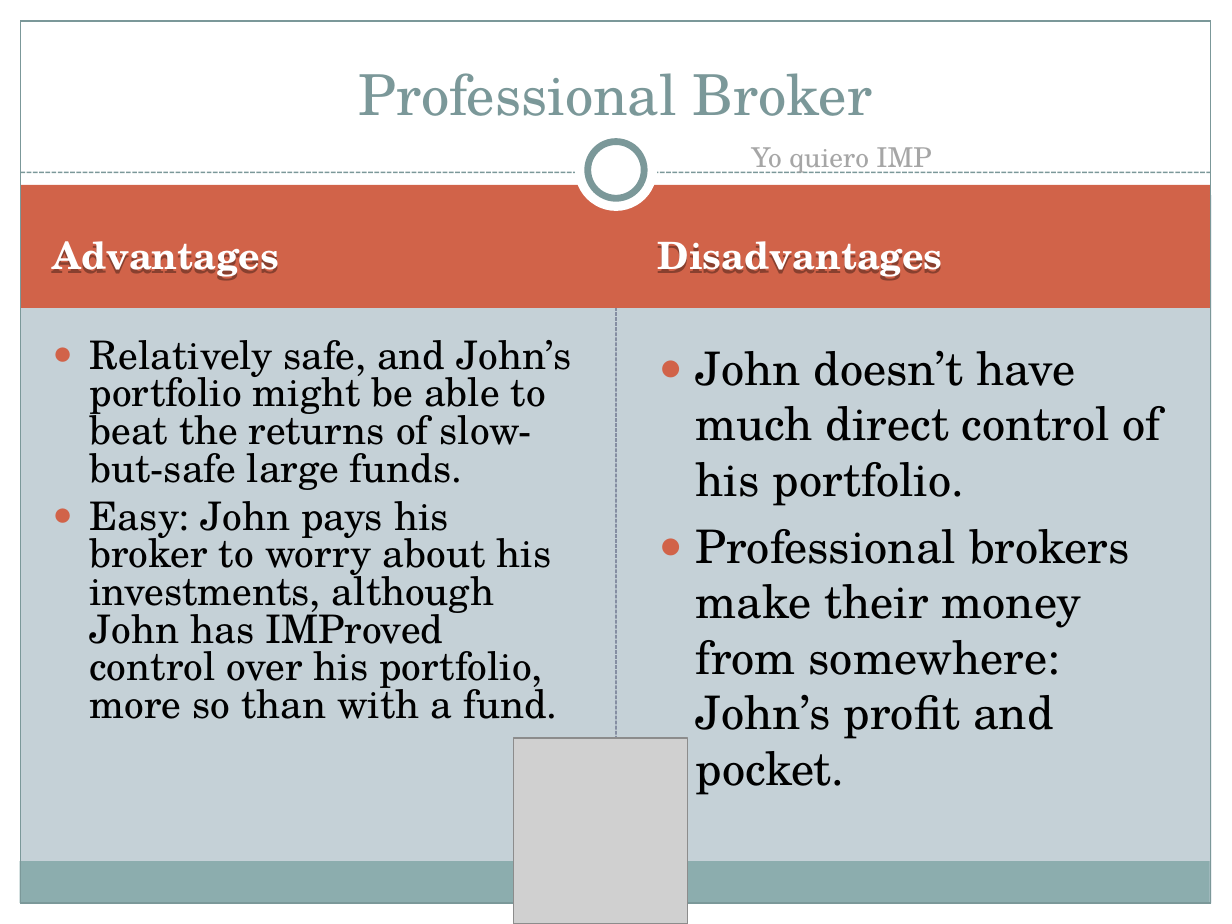
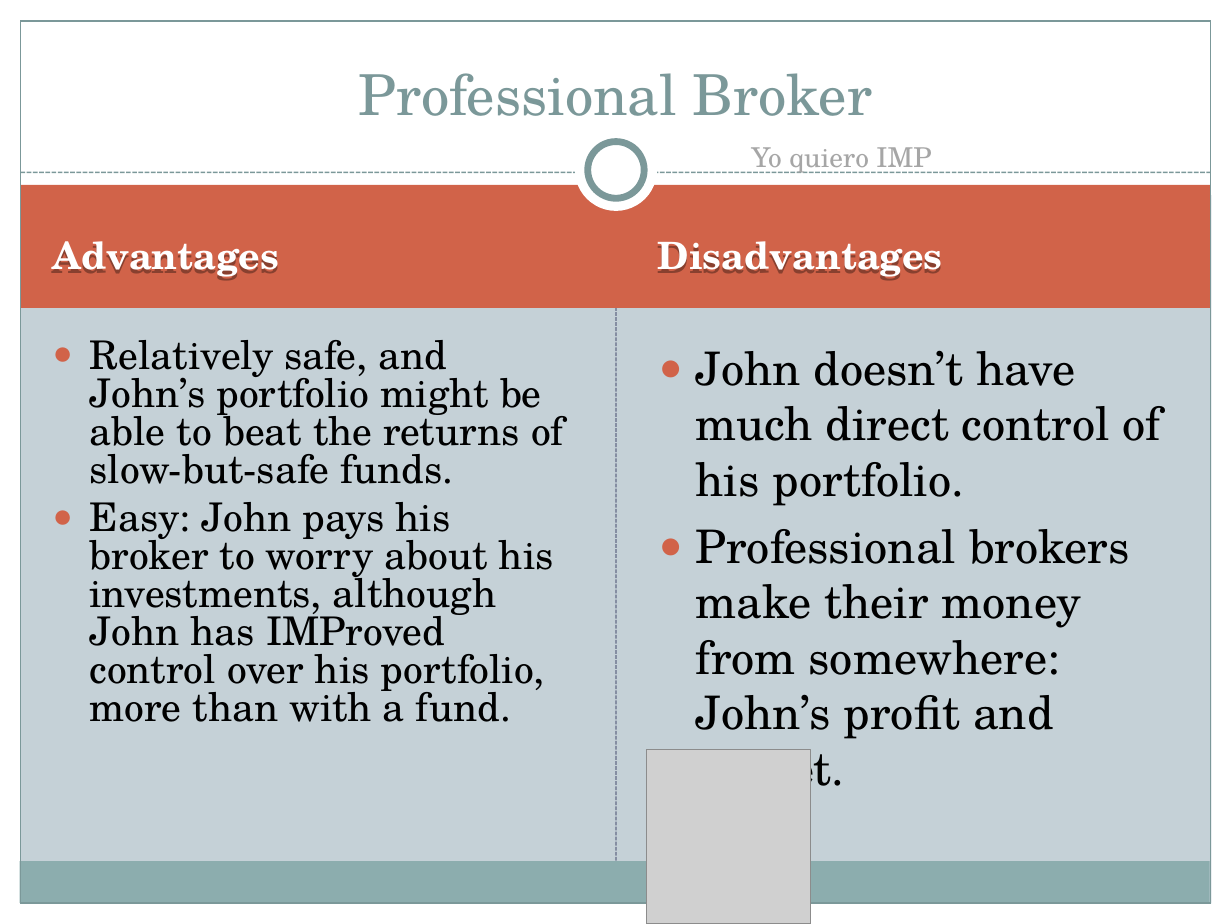
Before and after one commit to ChrisBye/rpi-imp, a slide deck: slide 4 of final presentation/justification and vision.ppt. Drawn at 1232x924 pixels with LibreOffice and Linux fonts; fonts in the diff are those of the drawing; grey boxes stand for pictures. Boxes give left, top, right and bottom in pixels: in the first picture for what was removed or moved away, otherwise in the second. Text is boxed around its words. In the diff, an @@ line names an element or a change of style, - is before the commit and + after.

Commit message:
typos

```diff
--- a/final presentation/justification and vision.ppt
+++ b/final presentation/justification and vision.ppt
@@ text at (89,340,564,722): text changed; size 23 to 23.1 pt @@
-● Relatively safe, and John’s portfolio might be able to beat the returns of slow-but-safe large funds.
-● Easy: John pays his broker to worry about his investments, although John has IMProved control over his portfolio, more so than with a fund.
+● Relatively safe, and John’s portfolio might be able to beat the returns of slow-but-safe funds.
+● Easy: John pays his broker to worry about his investments, although John has IMProved control over his portfolio, more than with a fund.
@@ picture: place and size @@
-picture at (514,738,689,924)
+picture at (647,749,811,924)
```
Also in this commit, not shown: 1 other slide changed.
